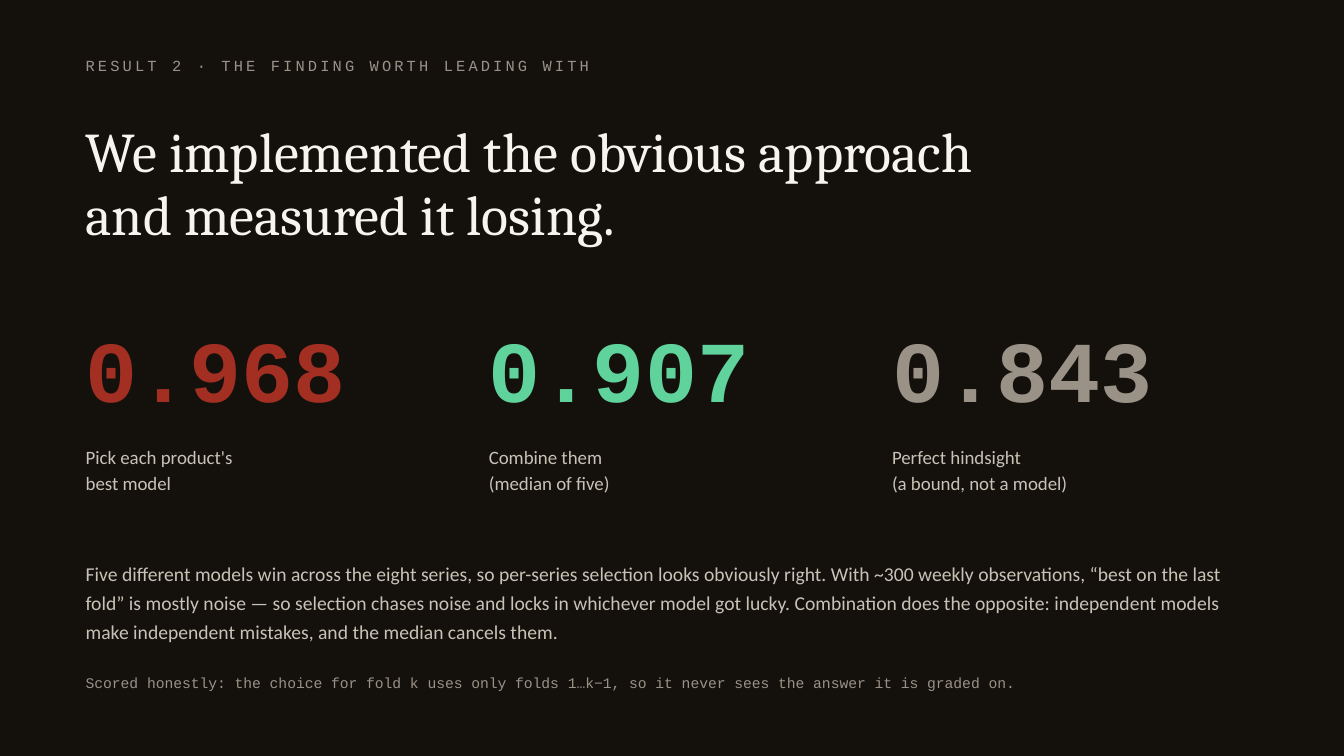
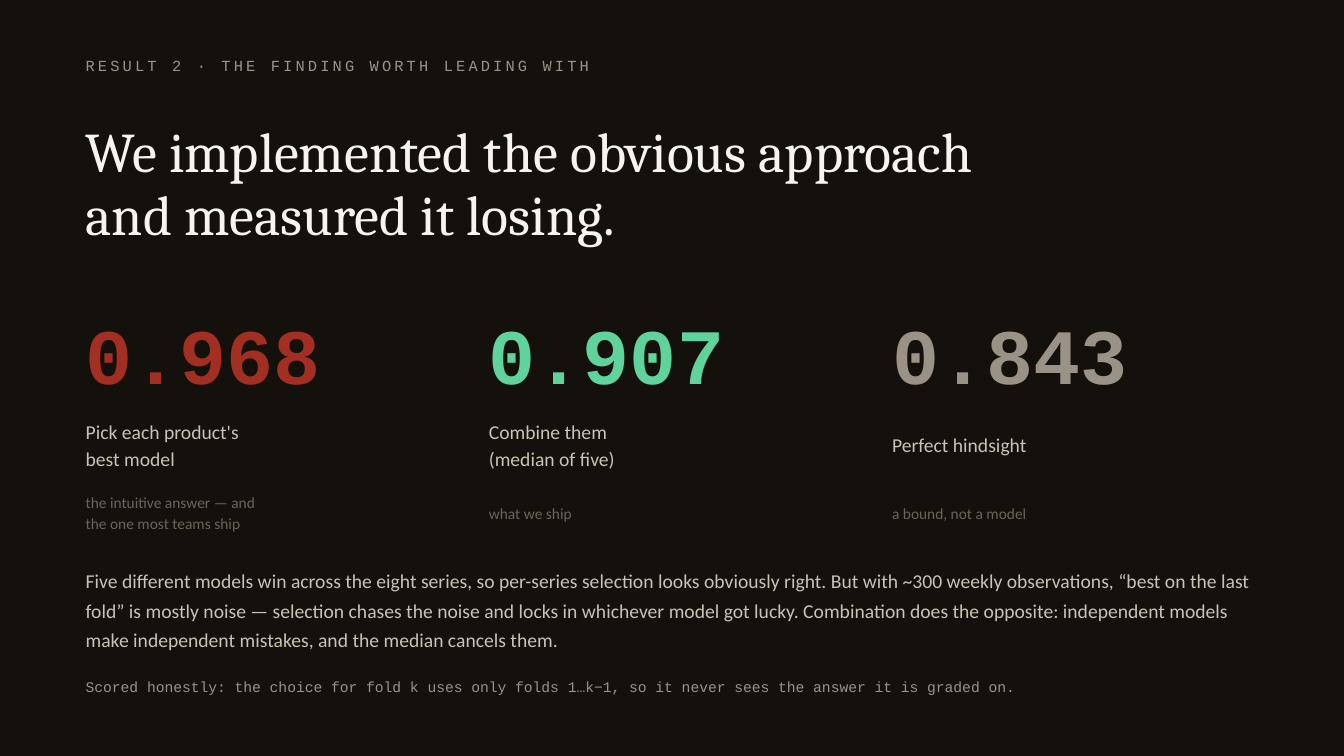
Before and after one commit to yashdoke7/pharmapulse, a slide deck: slide 12 of deck/PharmaPulse.pptx (slide 7 before the commit). Drawn at 1344x756 pixels with LibreOffice and Linux fonts; fonts in the diff are those of the drawing. Boxes give left, top, right and bottom in pixels: in the first picture for what was removed or moved away, otherwise in the second. Text is boxed around its words. In the diff, an @@ line names an element or a change of style, - is before the commit and + after.

```diff
--- a/deck/PharmaPulse.pptx
+++ b/deck/PharmaPulse.pptx
@@ text "0.968": place and size @@
-text "0.968" at [86,344,346,403]
+text "0.968" at [86,331,321,385]
@@ text "0.907": place and size @@
-text "0.907" at [489,344,749,403]
+text "0.907" at [489,331,724,385]
@@ size 62 to 56 pt in 3 elements at [86,331,321,385], [489,331,724,385], [892,331,1127,385] @@
@@ text "0.843": place and size @@
-text "0.843" at [892,344,1152,403]
+text "0.843" at [892,331,1127,385]
@@ text "Pick each product's": place and size @@
-text "Pick each product's" at [86,451,233,490]
+text "Pick each product's" at [86,425,239,466]
@@ text "Pick each product's" at [86,425,239,466]: size 13.5 to 14 pt; line spacing 18pt to 19pt @@
@@ text "Combine them" at [489,425,615,469]: size 13.5 to 14 pt; line spacing 18pt to 19pt @@
@@ text "Combine them": place and size @@
-text "Combine them" at [489,451,609,493]
+text "Combine them" at [489,425,615,469]
@@ text added at [892,438,1027,456], 14 pt, text #C9C2B6 @@
+Perfect hindsight
@@ text added at [86,497,255,531], 11 pt, text #6B6459 @@
+the intuitive answer — and
+the one most teams ship
@@ text added at [489,508,572,521], 11 pt, text #6B6459 @@
+what we ship
@@ text at [892,508,1026,520]: text changed; size 13.5 to 11 pt; text colour #C9C2B6 to #6B6459 @@
-Perfect hindsight
-(a bound, not a model)
+a bound, not a model
@@ text at [86,574,1249,650]: text changed @@
-Five different models win across the eight series, so per-series selection looks obviously right. With ~300 weekly observations, “best on the last fold” is mostly noise — so selection chases noise and locks in whichever model got lucky. Combination does the opposite: independent models make independent mistakes, and the median cancels them.
+Five different models win across the eight series, so per-series selection looks obviously right. But with ~300 weekly observations, “best on the last fold” is mostly noise — selection chases the noise and locks in whichever model got lucky. Combination does the opposite: independent models make independent mistakes, and the median cancels them.
@@ text "Scored honestly: the choice for ...": place and size @@
-text "Scored honestly: the choice for ..." at [86,677,1015,691]
+text "Scored honestly: the choice for ..." at [86,681,1015,695]
```
Also in this commit, not shown: 8 other slides changed, 8 slides added, 4 slides removed, 17 other files.
